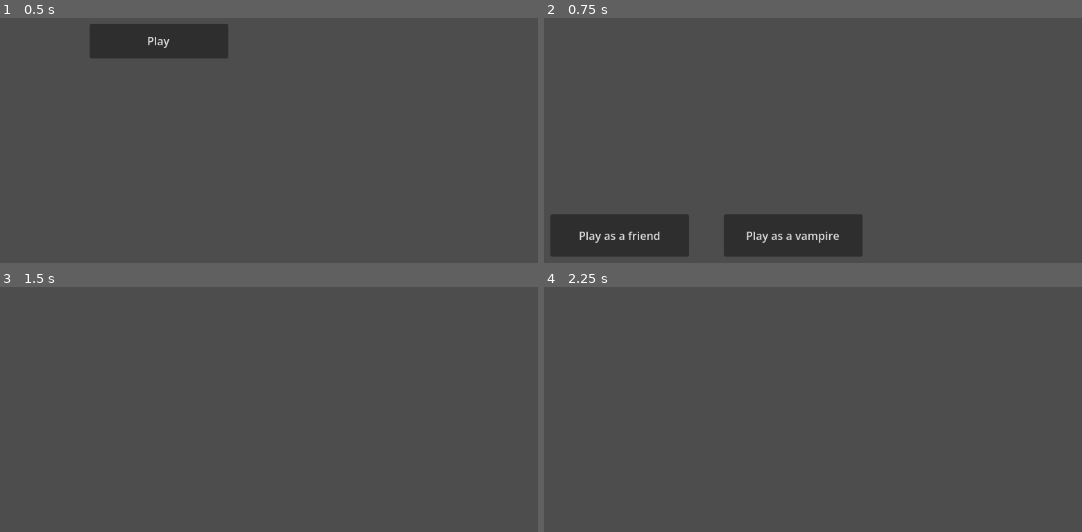
Above: before the commit, frames 1-4 (two rows, left to right).
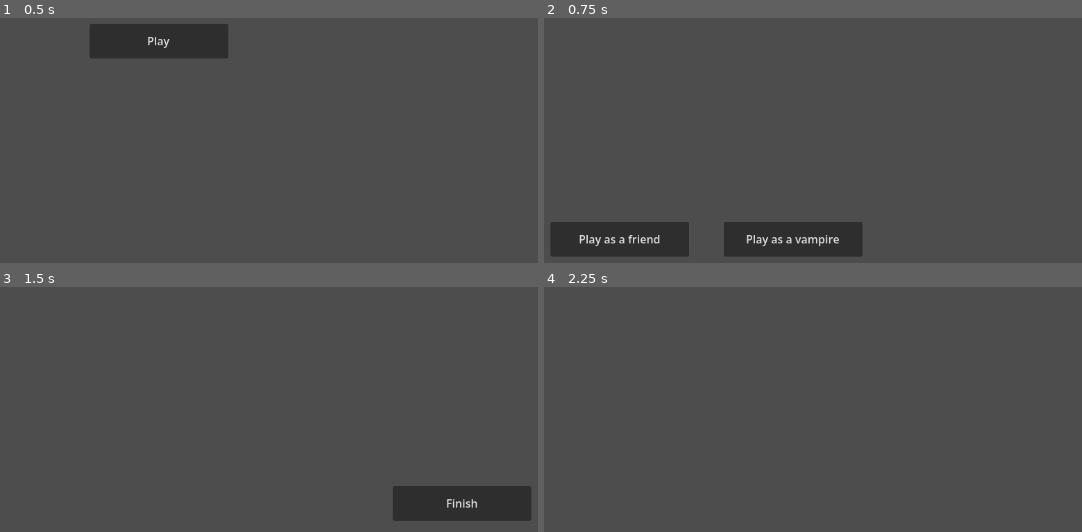
Above: after the commit, the same moments.

Repository: anshagarova/FAMU-Game-Jam-2026
Game: Godot game, scene res://Scenes/Start_menu.tscn
Two runs of this game, one before a commit and one after it. Both use one fixed random seed, a clock stepped at 60 frames per second and the inputs below. Before the commit the project has no main scene; this scene is started directly in both runs.
Inputs (mouse positions are in pixels of both pictures, inside the frame that each line leads up to):
- Up to frame 1 (0.5 s): no input
- Up to frame 2 (0.75 s): click "Play" at 0.5 s
- Up to frame 3 (1.5 s): click "Play as a friend" at 1.25 s
- Up to frame 4 (2.25 s): click (1006, 502) at 2 s, where only the run after the commit has a clickable "Finish"

Frame 1 is identical in both runs. In frame 2, 2.3% of the frame differs, in the area x 1-60%, y 80-94%; in frame 3, 3.6%, in the area x 73-99%, y 81-96%; in frame 4, nothing differs.

Commit message:
Added finish game UI

Diff:
--- a/Scenes/Choose_player_menu.tscn
+++ b/Scenes/Choose_player_menu.tscn
@@ -15,7 +15,7 @@
 anchor_right = 0.5
 anchor_bottom = 1.0
 offset_left = 23.0
-offset_top = 572.0
+offset_top = 583.0
 offset_right = 1150.0
 offset_bottom = 633.0
 grow_horizontal = 2
--- /dev/null
+++ b/Scenes/End_scene.tscn
@@ -0,0 +1,3 @@
+[gd_scene format=3 uid="uid://di1kdgjgrp32k"]
+
+[node name="Node2D" type="Node2D" unique_id=1308360712]
--- a/Scenes/Play_as_player1.tscn
+++ b/Scenes/Play_as_player1.tscn
@@ -1,3 +1,27 @@
 [gd_scene format=3 uid="uid://c57eepp7kndgq"]
 
+[ext_resource type="Script" uid="uid://bbmiuafq3nq1w" path="res://Scripts/finish_game.gd" id="1_r6inw"]
+
 [node name="Node2D" type="Node2D" unique_id=1386147034]
+
+[node name="Control" type="Control" parent="." unique_id=899548194]
+layout_mode = 3
+anchors_preset = 0
+offset_right = 40.0
+offset_bottom = 40.0
+script = ExtResource("1_r6inw")
+
+[node name="HBoxContainer" type="HBoxContainer" parent="Control" unique_id=1426065605]
+custom_minimum_size = Vector2(200, 50)
+layout_mode = 0
+offset_left = 918.0
+offset_top = 576.0
+offset_right = 1118.0
+offset_bottom = 626.0
+
+[node name="FinishButton" type="Button" parent="Control/HBoxContainer" unique_id=458195678]
+custom_minimum_size = Vector2(200, 50)
+layout_mode = 2
+text = "Finish"
+
+[connection signal="pressed" from="Control/HBoxContainer/FinishButton" to="Control" method="_on_button_pressed"]
--- a/Scenes/Play_as_player2.tscn
+++ b/Scenes/Play_as_player2.tscn
@@ -1,3 +1,25 @@
 [gd_scene format=3 uid="uid://utcn34f7xnik"]
 
+[ext_resource type="Script" uid="uid://bbmiuafq3nq1w" path="res://Scripts/finish_game.gd" id="1_l3078"]
+
 [node name="Node2D" type="Node2D" unique_id=1830257192]
+
+[node name="Control" type="Control" parent="." unique_id=1890639197]
+layout_mode = 3
+anchors_preset = 0
+offset_right = 40.0
+offset_bottom = 40.0
+script = ExtResource("1_l3078")
+
+[node name="HBoxContainer" type="HBoxContainer" parent="Control" unique_id=950133625]
+custom_minimum_size = Vector2(200, 50)
+layout_mode = 0
+offset_left = 918.0
+offset_top = 574.0
+offset_right = 1118.0
+offset_bottom = 624.0
+
+[node name="FinishButton" type="Button" parent="Control/HBoxContainer" unique_id=1144660717]
+custom_minimum_size = Vector2(200, 50)
+layout_mode = 2
+text = "Finish"
--- /dev/null
+++ b/Scripts/finish_game.gd
@@ -0,0 +1,9 @@
+extends Control
+
+func _ready():
+	$HBoxContainer/FinishButton.pressed.connect(_on_finish_pressed)
+
+func _on_finish_pressed():
+	var scene_path = "res://Scenes/End_scene.tscn"
+	print("Button pressed → Changing to:", scene_path)
+	get_tree().change_scene_to_file(scene_path)
--- a/project.godot
+++ b/project.godot
@@ -11,6 +11,7 @@
 [application]
 
 config/name="FAMU Jam"
+run/main_scene="uid://rm5lmfbccnxx"
 config/features=PackedStringArray("4.6", "Mobile")
 config/icon="res://icon.svg"
 
Not shown, added: Scripts/finish_game.gd.uid
